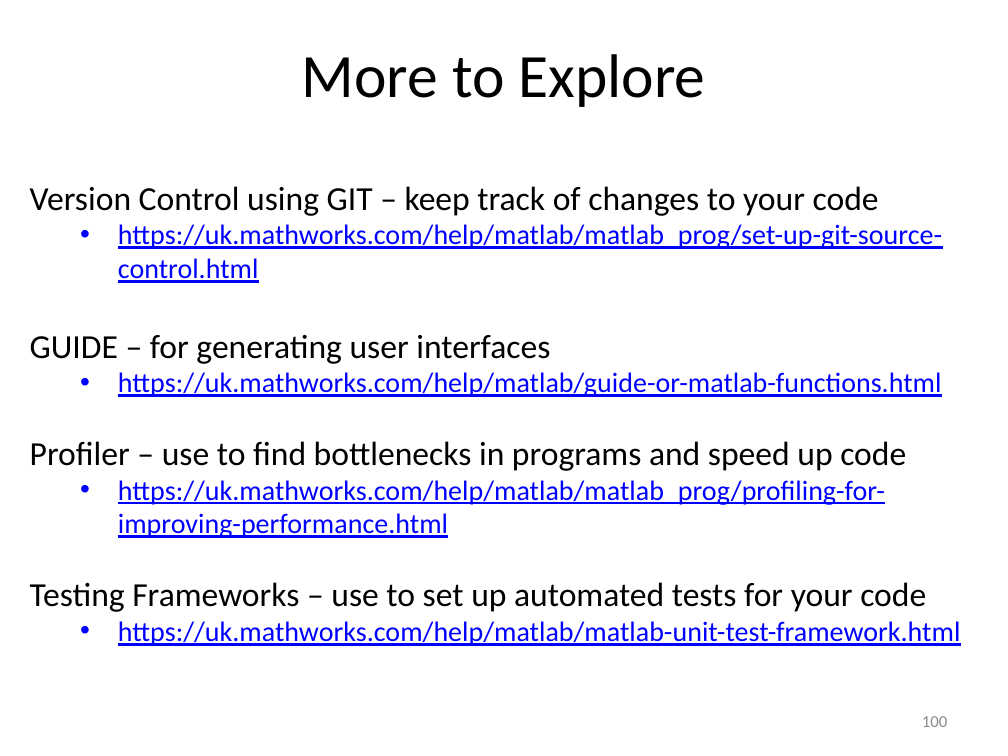
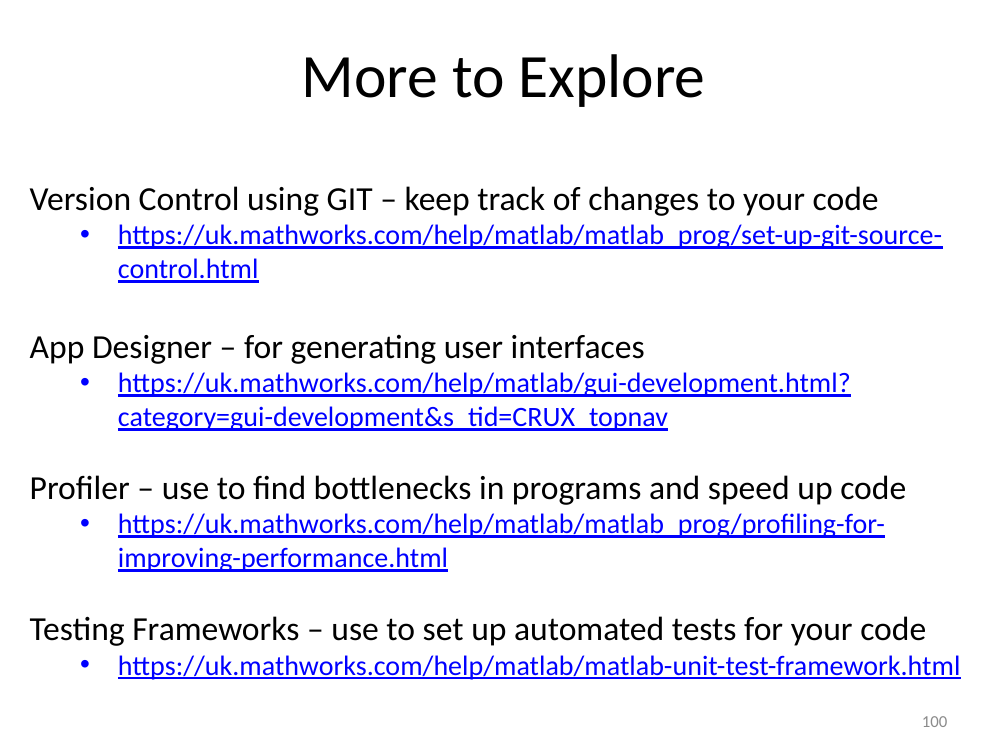
Before and after one commit to louisepb/MatlabBasicCourse, a slide deck: slide 100 of Introduction to MATLAB for Engineers.pptx. Drawn at 1008x756 pixels with LibreOffice and Linux fonts; fonts in the diff are those of the drawing. Boxes give left, top, right and bottom in pixels: in the first picture for what was removed or moved away, otherwise in the second. Text is boxed around its words. In the diff, an @@ line names an element or a change of style, - is before the commit and + after.

```diff
--- a/Introduction to MATLAB for Engineers.pptx
+++ b/Introduction to MATLAB for Engineers.pptx
@@ text at (30, 335, 851, 431): text changed @@
-GUIDE – for generating user interfaces
-  • https://uk.mathworks.com/help/matlab/guide-or-matlab-functions.html
+App Designer – for generating user interfaces
+  • https://uk.mathworks.com/help/matlab/gui-development.html?category=gui-development&s_tid=CRUX_topnav
```
Also in this commit, not shown: 5 other files.
